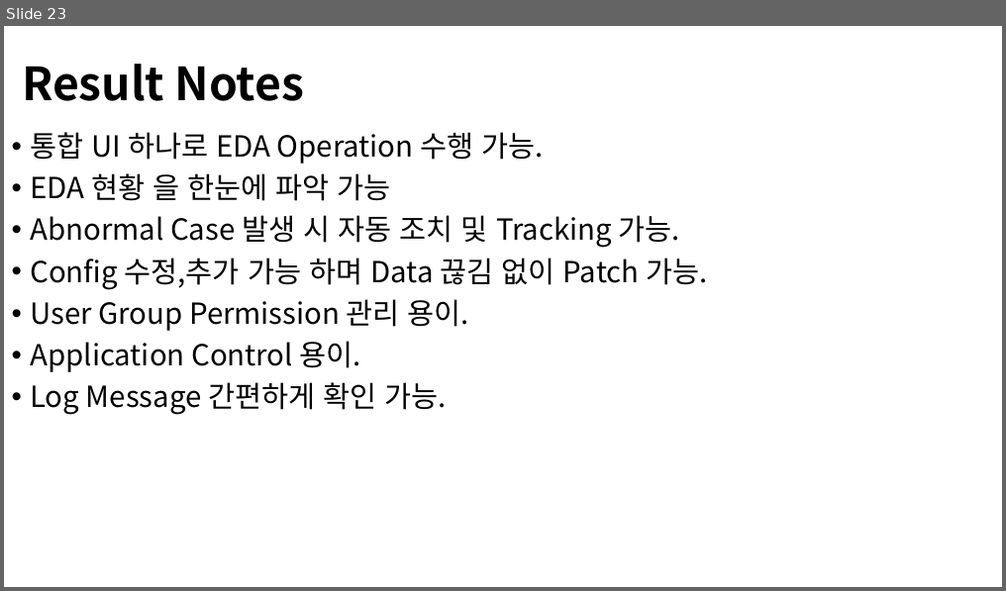
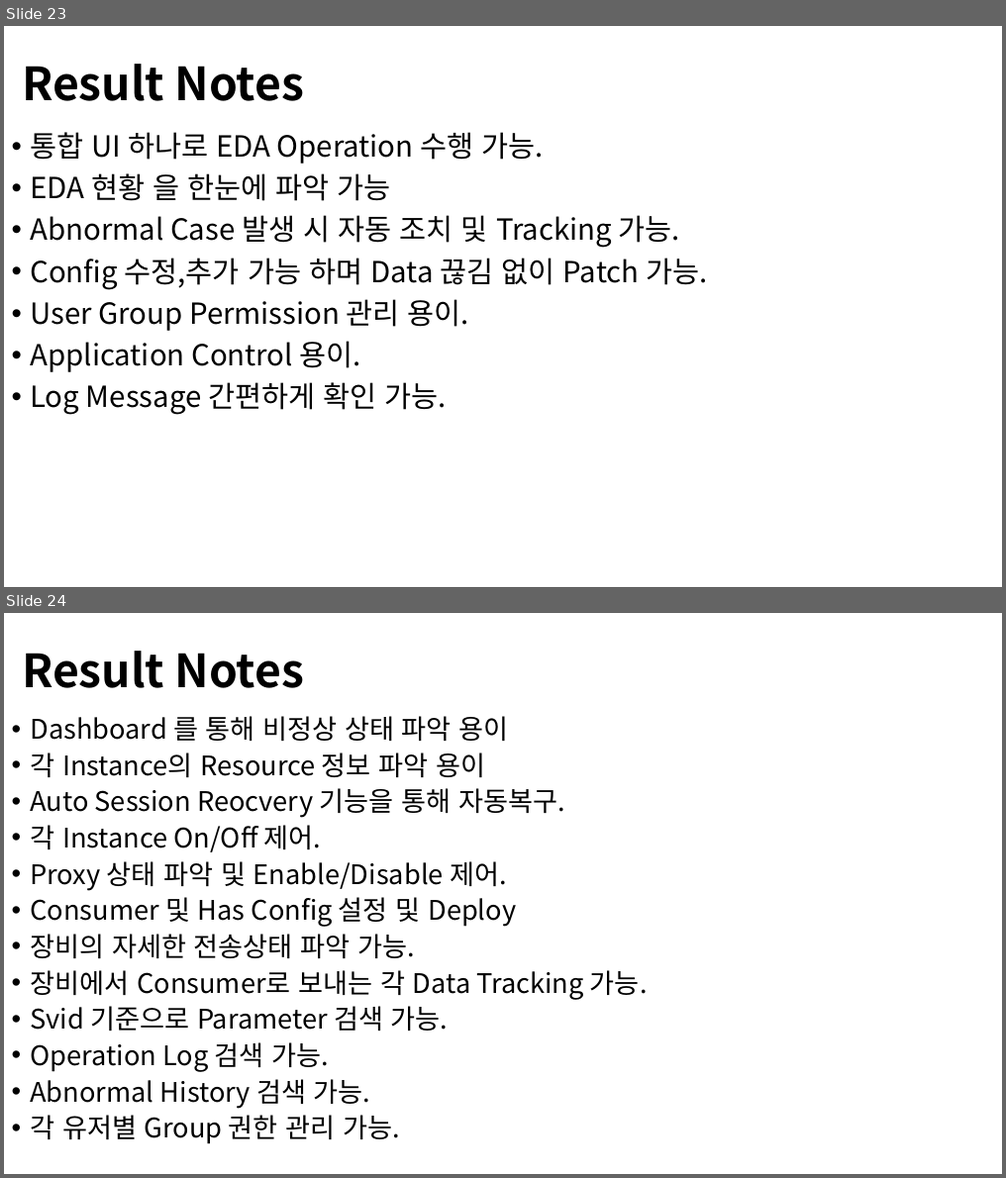
Before and after one commit to joonho-park/joonho-park.github.io, a slide deck: document/MAS-UI.pptx. Shown one above the other, each under a label of ours: slide 23 before the commit, slides 23 and 24 after it. The pictures are 1006x591 and 1006x1178 pixels, drawn with LibreOffice and Linux fonts; fonts in the diff are those of the drawing. Boxes give left, top, right and bottom in pixels: in the first picture for what was removed or moved away, otherwise in the second. Text is boxed around its words. In the diff, an @@ line names an element or a change of style, - is before the commit and + after.

```diff
--- a/document/MAS-UI.pptx
+++ b/document/MAS-UI.pptx
@@ slide 24 added at [4,613,1002,1174], background #FFFFFF @@
@@ title added at [22,651,305,688], 44 pt, text #000000, bold @@
+Result Notes
@@ text added at [30,716,648,1145], 25.9 pt, text #000000 @@
+• Dashboard 를 통해 비정상 상태 파악 용이
+• 각 Instance의 Resource 정보 파악 용이
+• Auto Session Reocvery 기능을 통해 자동복구.
+• 각 Instance On/Off 제어.
+• Proxy 상태 파악 및 Enable/Disable 제어.
+• Consumer 및 Has Config 설정 및 Deploy
+• 장비의 자세한 전송상태 파악 가능.
+• 장비에서 Consumer로 보내는 각 Data Tracking 가능.
+• Svid 기준으로 Parameter 검색 가능.
+• Operation Log 검색 가능.
+• Abnormal History 검색 가능.
+• 각 유저별 Group 권한 관리 가능.
```
Also in this commit, not shown: 1 other slide added, 4 other files.
